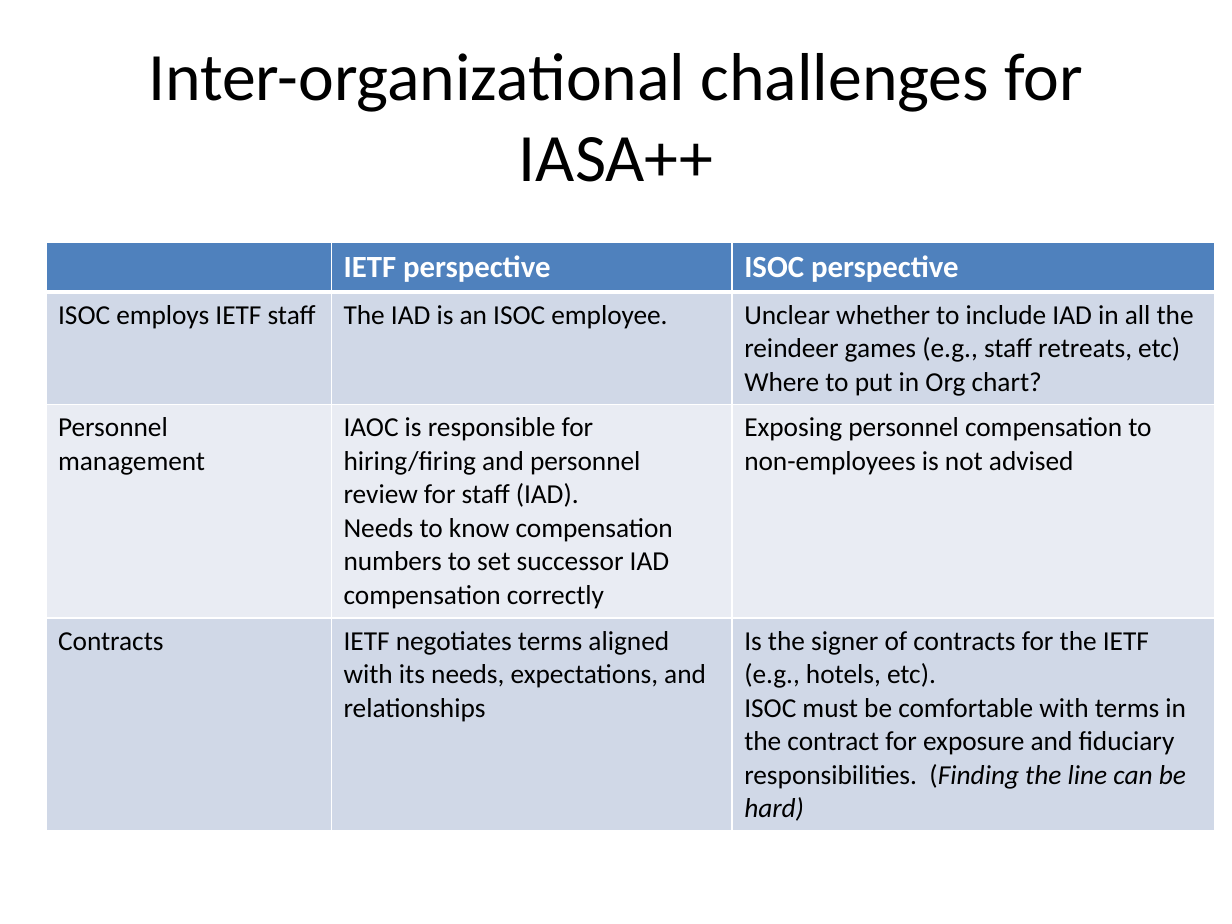
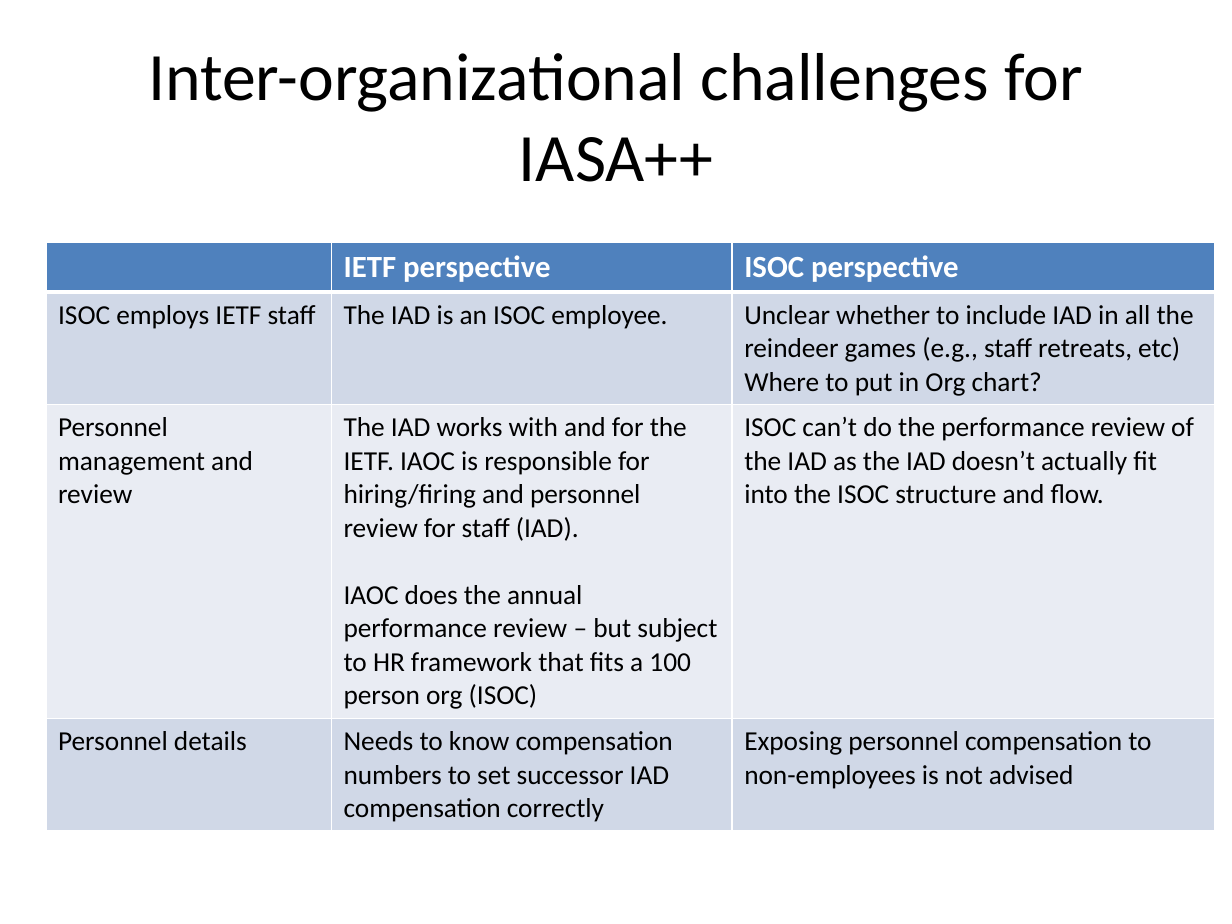
Before and after one commit to ekr/iasa-20, a slide deck: slide 1 of ietf100/IASA-PlusPlus-Challenges.pptx. Drawn at 1232x924 pixels with LibreOffice and Linux fonts; fonts in the diff are those of the drawing. Boxes give left, top, right and bottom in pixels: in the first picture for what was removed or moved away, otherwise in the second. Text is boxed around its words. In the diff, an @@ line names an element or a change of style, - is before the commit and + after.

Commit message:
added an issue for personnel mgt

```diff
--- a/ietf100/IASA-PlusPlus-Challenges.pptx
+++ b/ietf100/IASA-PlusPlus-Challenges.pptx
@@ table at bbox=[46, 241, 1215, 826] @@
-row 3: Personnel management | IAOC is responsible for hiring/firing and personnel review for staff (IAD). / Needs to know compensation numbers to set successor IAD compensation correctly | Exposing personnel compensation to non-employees is not advised
+row 3: Personnel management and review | The IAD works with and for the IETF. IAOC is responsible for hiring/firing and personnel review for staff (IAD). / IAOC does the annual performance review – but subject to HR framework that fits a 100 person org (ISOC) | ISOC can’t do the performance review of the IAD as the IAD doesn’t actually fit into the ISOC structure and flow.
-row 4: Contracts | IETF negotiates terms aligned with its needs, expectations, and relationships | Is the signer of contracts for the IETF (e.g., hotels, etc). / ISOC must be comfortable with terms in the contract for exposure and fiduciary responsibilities. (Finding the line can be hard)
+row 4: Personnel details | Needs to know compensation numbers to set successor IAD compensation correctly | Exposing personnel compensation to non-employees is not advised
```
Also in this commit, not shown: 1 other slide changed.
